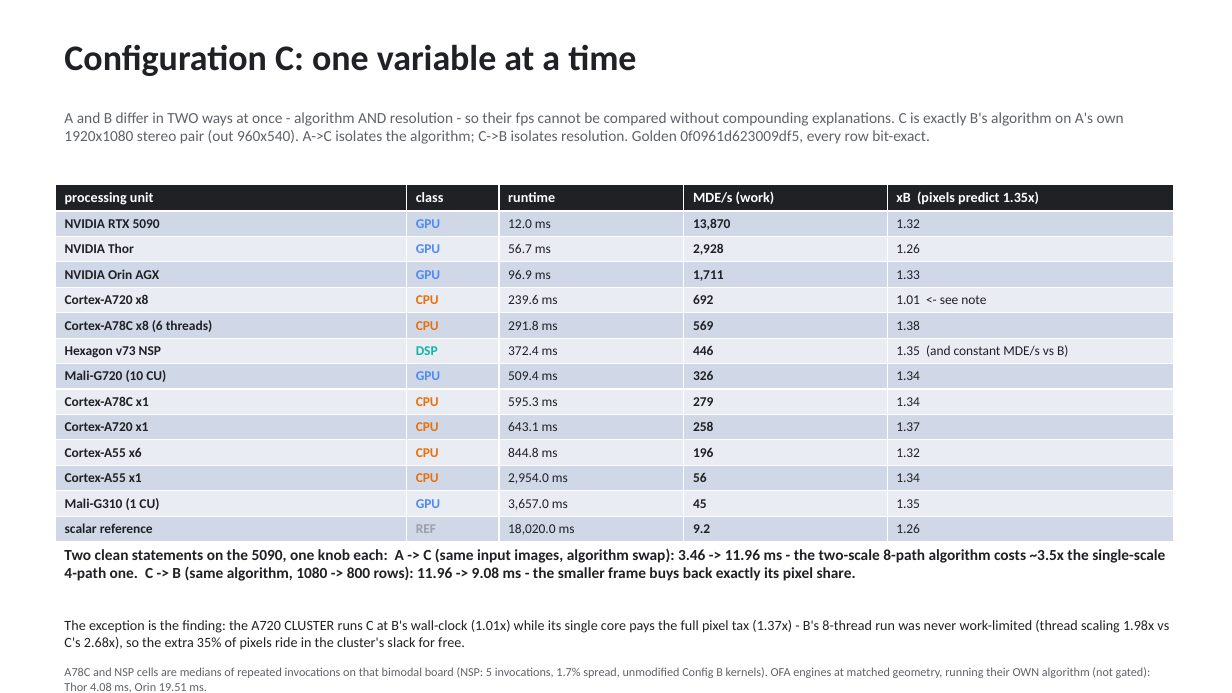
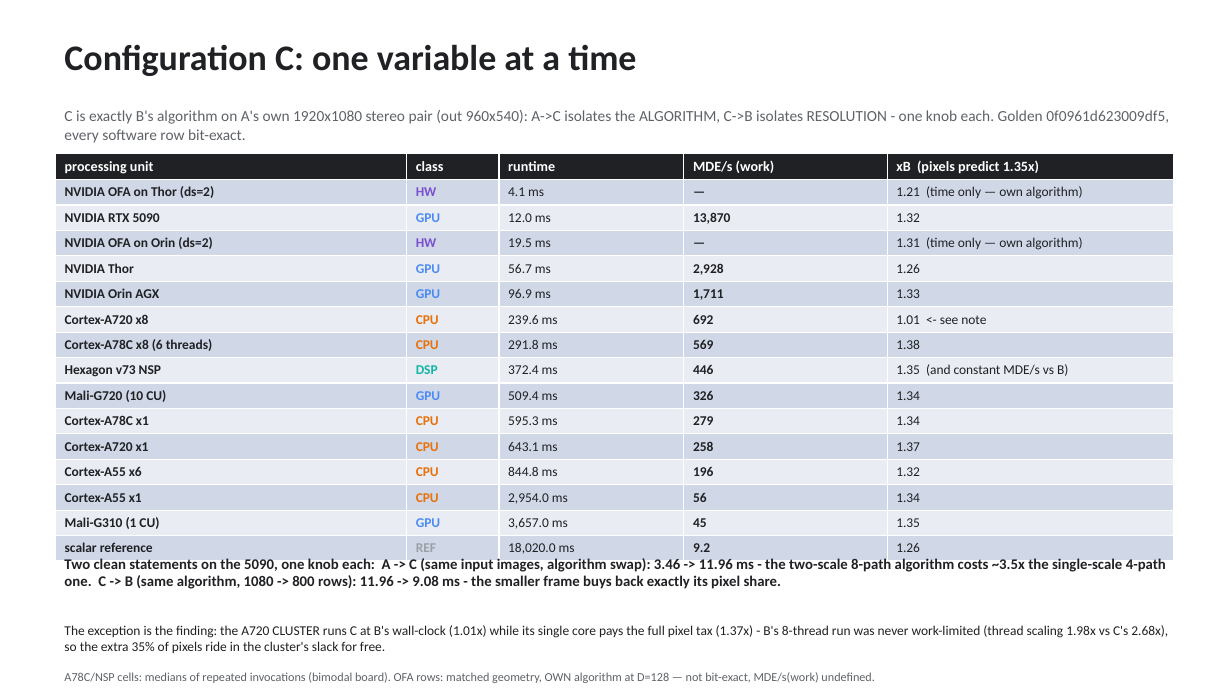
Before and after one commit to kylefoxaustin/sgm-bench, a slide deck: slide 17 of docs/sgm-results.pptx. Drawn at 1232x693 pixels with LibreOffice and Linux fonts; fonts in the diff are those of the drawing. Boxes give left, top, right and bottom in pixels: in the first picture for what was removed or moved away, otherwise in the second. Text is boxed around its words. In the diff, an @@ line names an element or a change of style, - is before the commit and + after.

```diff
--- a/docs/sgm-results.pptx
+++ b/docs/sgm-results.pptx
@@ text at (64, 110, 1169, 143): text changed @@
-A and B differ in TWO ways at once - algorithm AND resolution - so their fps cannot be compared without compounding explanations. C is exactly B's algorithm on A's own 1920x1080 stereo pair (out 960x540). A->C isolates the algorithm; C->B isolates resolution. Golden 0f0961d623009df5, every row bit-exact.
+C is exactly B's algorithm on A's own 1920x1080 stereo pair (out 960x540): A->C isolates the ALGORITHM, C->B isolates RESOLUTION - one knob each. Golden 0f0961d623009df5, every software row bit-exact.
@@ table at (55, 153, 1174, 558) @@
+row 2: NVIDIA OFA on Thor (ds=2) | HW | 4.1 ms | — | 1.21 (time only — own algorithm)
+row 4: NVIDIA OFA on Orin (ds=2) | HW | 19.5 ms | — | 1.31 (time only — own algorithm)
@@ table: place and size @@
-table at (55, 185, 1174, 539)
+table at (55, 153, 1174, 558)
@@ text "Two clean statements on the ...": place and size @@
-text "Two clean statements on the ..." at (64, 549, 1165, 581)
+text "Two clean statements on the ..." at (64, 556, 1166, 589)
@@ text "Two clean statements on the ..." at (64, 556, 1166, 589): size 12 to 11.5 pt @@
@@ text "The exception is the finding: ..." at (64, 625, 1168, 653): size 11 to 10.5 pt @@
@@ text at (64, 672, 874, 683): text changed @@
-A78C and NSP cells are medians of repeated invocations on that bimodal board (NSP: 5 invocations, 1.7% spread, unmodified Config B kernels). OFA engines at matched geometry, running their OWN algorithm (not gated): Thor 4.08 ms, Orin 19.51 ms.
+A78C/NSP cells: medians of repeated invocations (bimodal board). OFA rows: matched geometry, OWN algorithm at D=128 — not bit-exact, MDE/s(work) undefined.
```
Also in this commit, not shown: 2 other slides changed, 2 other files.
